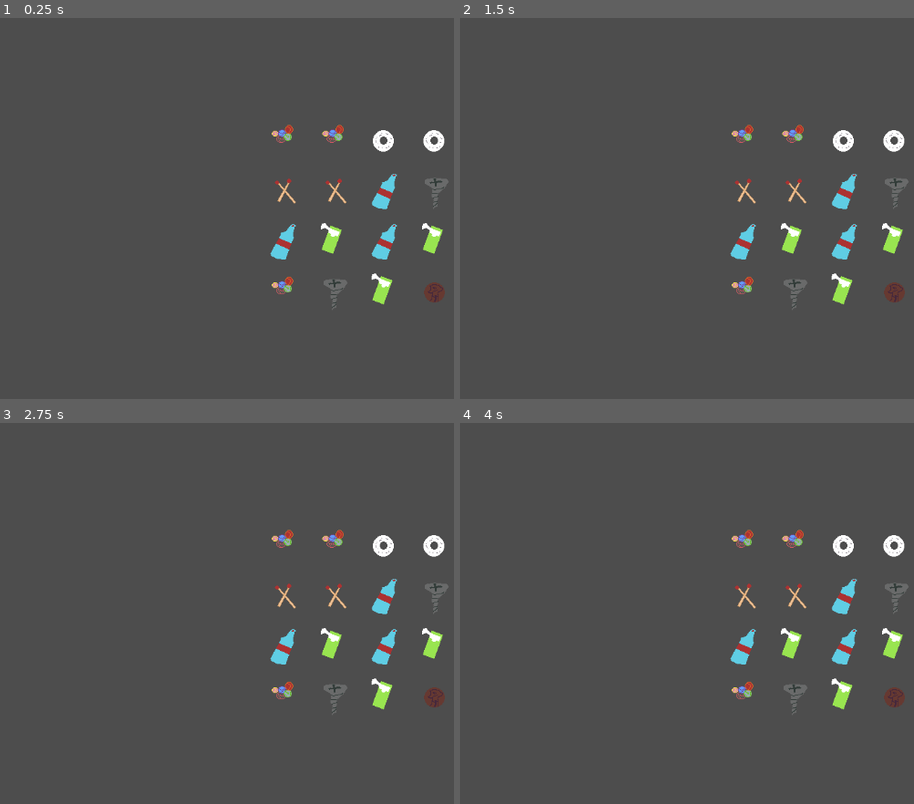
Above: before the commit, frames 1-4 (two rows, left to right).
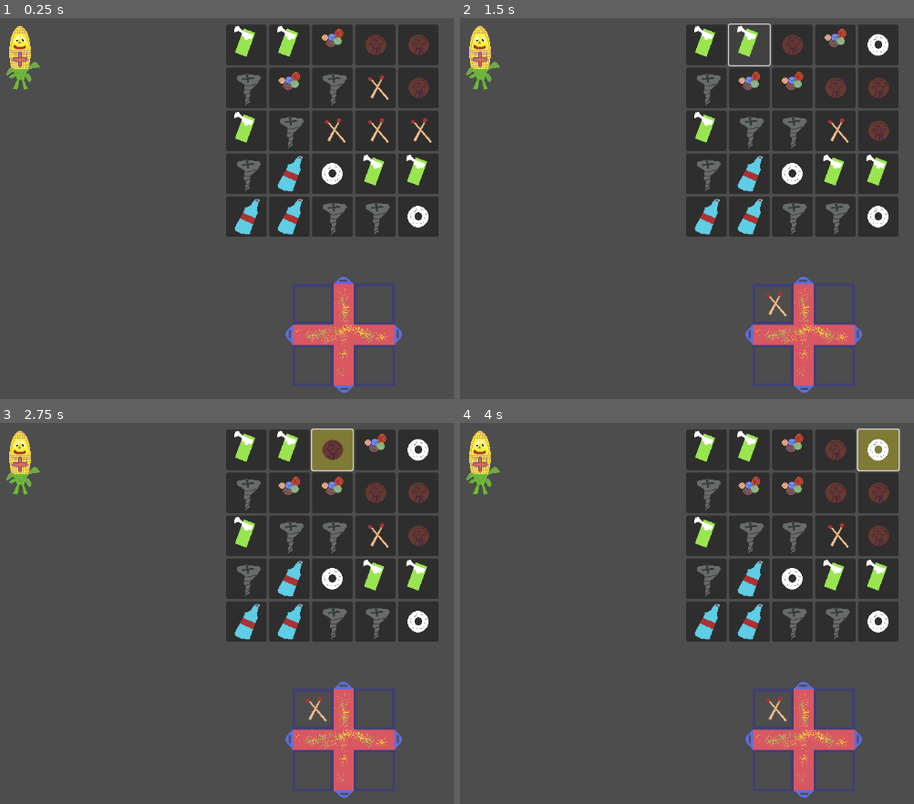
Above: after the commit, the same moments.

Repository: troywiegand/popped-corn
Game: Godot game, scene res://game.tscn
Two runs of this game, one before a commit and one after it. Both use one fixed random seed, a clock stepped at 60 frames per second and the inputs below. Before the commit the project starts from res://gem_grid.tscn.
Inputs (mouse positions are in pixels of both pictures, inside the frame that each line leads up to):
- Up to frame 1 (0.25 s): no input
- Up to frame 2 (1.5 s): click (705, 44) at 0.52 s; click (750, 44) at 1.27 s
- Up to frame 3 (2.75 s): click (331, 449) at 2.02 s
- Up to frame 4 (4 s): click (836, 449) at 2.77 s; click (877, 449) at 3.52 s

The runs differ from the first frame. In frame 1, 28% of the frame differs, in the area x 1-99%, y 1-99%; in frame 2, 27%; in frame 3, 28%; in frame 4, 28%.

Commit message:
Start to get UI in place

Diff:
--- /dev/null
+++ b/ammo_gem_button.gd
@@ -0,0 +1,39 @@
+extends Button
+@export var ammoType: String;
+@export var isHighlighted: bool = false;
+
+@onready var color_rect: ColorRect = $ColorRect
+@onready var gem_types = Array($GemSprite.sprite_frames.get_animation_names())
+
+signal isClicked(ammo_grid)
+
+# Called when the node enters the scene tree for the first time.
+func _ready() -> void:
+	ammoType = gem_types.pick_random();
+	$GemSprite.animation = ammoType;
+	$GemSprite.play();
+	color_rect.hide();
+	pass # Replace with function body.
+
+func change_ammo_type(s: String):
+	if s in gem_types:
+		ammoType = s
+		$GemSprite.animation = ammoType;
+		$GemSprite.play();
+	elif s == "random":
+		ammoType = gem_types.pick_random();
+		$GemSprite.animation = ammoType;
+		$GemSprite.play();
+	else:
+		ammoType = "empty"
+
+func _on_pressed():
+	emit_signal("isClicked", self)
+
+# Called every frame. 'delta' is the elapsed time since the previous frame.
+func _process(_delta: float) -> void:
+	pass
+
+func highlight() -> void:
+	isHighlighted = !isHighlighted;
+	$ColorRect.visible = isHighlighted;
--- /dev/null
+++ b/ammo_gem_button.tscn
@@ -0,0 +1,25 @@
+[gd_scene load_steps=3 format=3 uid="uid://7ynbnjpwabox"]
+
+[ext_resource type="Script" uid="uid://lrcktnf7ena1" path="res://ammo_gem_button.gd" id="1_shp3d"]
+[ext_resource type="PackedScene" uid="uid://bxaf5u3s10ess" path="res://gem_sprite.tscn" id="2_3lho1"]
+
+[node name="AmmoGemButton" type="Button"]
+custom_minimum_size = Vector2(64, 64)
+offset_right = 8.0
+offset_bottom = 8.0
+script = ExtResource("1_shp3d")
+
+[node name="GemSprite" parent="." instance=ExtResource("2_3lho1")]
+
+[node name="ColorRect" type="ColorRect" parent="."]
+visible = false
+show_behind_parent = true
+z_index = -1
+custom_minimum_size = Vector2(64, 64)
+layout_mode = 0
+offset_right = 40.0
+offset_bottom = 40.0
+mouse_filter = 2
+color = Color(0.9079355, 0.86101, 0.18711197, 1)
+
+[connection signal="pressed" from="." to="." method="_on_pressed"]
--- /dev/null
+++ b/ammo_grid.gd
@@ -0,0 +1,144 @@
+extends GridContainer
+
+@export var ammo_gem_scene: PackedScene
+signal madeAmmo(ammo);
+
+const ROWS = 5
+const COLS = 5
+
+var tiles = []
+var selected: Node = null
+
+func _create_board():
+	if len(tiles) > 0:
+		for child in get_children():
+			child.queue_free()
+	tiles = []
+	columns = COLS
+	for r in range(ROWS):
+		var row = []
+		for c in range(COLS):
+			var tile = ammo_gem_scene.instantiate()
+			tile.connect(
+				"isClicked",
+				Callable(self, "_on_tile_clicked")
+			)
+			add_child(tile)
+			row.append(tile)
+		tiles.append(row)
+
+# Called when the node enters the scene tree for the first time.
+func _ready() -> void:
+	_create_board()
+	pass # Replace with function body.
+
+func _on_tile_clicked(tile) -> void:
+	if selected == null:
+		tile.highlight()
+		selected = tile
+		return
+	else:
+		selected.highlight()
+		swap(tile)
+		selected=null
+	pass
+
+func swap(tile) -> void:
+	swapTwoTiles(tile,selected);
+	var matches = check_for_matches();
+	remove_matches(matches);
+	refill_grid()
+	pass
+
+func swapTwoTiles(x,y):
+	var temp_at = x.ammoType;
+	x.change_ammo_type(y.ammoType)
+	y.change_ammo_type(temp_at)
+
+func check_for_matches() -> Array:
+	var matches = [];
+	var ammo = [];
+
+		# check horizontal matches
+	for r in range(ROWS):
+		var run_type = null
+		var run_start = 0
+		var run_len = 0
+
+		for c in range(COLS):
+			var t = tiles[r][c].ammoType
+			if t == run_type:
+				run_len += 1
+			else:
+				if run_len >= 3:
+					ammo.append({"type":run_type,"power":run_len});
+					for i in range(run_start, run_start + run_len):
+						matches.append({"r": r, "c": i})
+				run_type = t
+				run_start = c
+				run_len = 1
+		if run_len >= 3:
+			ammo.append({"type":run_type,"power":run_len});
+			for i in range(run_start, run_start + run_len):
+				matches.append({"r": r, "c": i})
+
+		# check vertical matches
+	for c in range(COLS):
+		var run_type = null
+		var run_start = 0
+		var run_len = 0
+
+		for r in range(ROWS):
+			var t = tiles[r][c].ammoType
+			if t == run_type:
+				run_len += 1
+			else:
+				if run_len >= 3:
+					ammo.append({"type":run_type,"power":run_len});
+					for i in range(run_start, run_start + run_len):
+						matches.append({"r": i, "c": c})
+				run_type = t
+				run_start = r
+				run_len = 1
+		if run_len >= 3:
+			ammo.append({"type":run_type,"power":run_len});
+			for i in range(run_start, run_start + run_len):
+				matches.append({"r": i, "c": c})
+
+	madeAmmo.emit(ammo)
+	# remove duplicates between 2 searches
+	var uniq = {}
+	var out = []
+	for p in matches:
+		var key = str(p['r']) + "." + str(p['c'])
+		if not uniq.has(key):
+			uniq[key] = true
+			out.append(p)
+	print(out)
+	return out
+
+func remove_matches(matches):
+	# delete matches tiles
+	for p in matches:
+		var r = p['r']
+		var c = p['c']
+		tiles[r][c].change_ammo_type("empty")
+
+func refill_grid():
+	for c in range(COLS):
+		for r in range(ROWS):
+			var i = COLS-c-1;
+			var j = ROWS-r-1;
+			if tiles[i][j].ammoType == "empty":
+				#print("found Empty at ",i,j)
+				if i > 0:
+					#print("Swapping ",tiles[i][j].ammoType,i,j," and ",tiles[i-1][j].ammoType,i-1,j)
+					swapTwoTiles(tiles[i][j],tiles[i-1][j])
+				else:
+					tiles[i][j].change_ammo_type("random");
+					#print("We need to create new at ",i,j);
+	pass
+
+# Called every frame. 'delta' is the elapsed time since the previous frame.
+func _process(_delta: float) -> void:
+	pass
--- /dev/null
+++ b/ammo_grid.tscn
@@ -0,0 +1,11 @@
+[gd_scene load_steps=3 format=3 uid="uid://1o1axw1d55dd"]
+
+[ext_resource type="Script" uid="uid://bc6kk1yhraet4" path="res://ammo_grid.gd" id="1_eitbh"]
+[ext_resource type="PackedScene" uid="uid://7ynbnjpwabox" path="res://ammo_gem_button.tscn" id="2_tsm7j"]
+
+[node name="AmmoGrid" type="GridContainer"]
+offset_right = 40.0
+offset_bottom = 40.0
+columns = 6
+script = ExtResource("1_eitbh")
+ammo_gem_scene = ExtResource("2_tsm7j")
--- /dev/null
+++ b/game.gd
@@ -0,0 +1,12 @@
+extends Node
+
+
+# Called when the node enters the scene tree for the first time.
+func _ready() -> void:
+	$PopMode.hide()
+	pass # Replace with function body.
+
+
+# Called every frame. 'delta' is the elapsed time since the previous frame.
+func _process(_delta: float) -> void:
+	pass
--- /dev/null
+++ b/game.tscn
@@ -0,0 +1,12 @@
+[gd_scene load_steps=4 format=3 uid="uid://uj7j2c4hmdex"]
+
+[ext_resource type="PackedScene" uid="uid://c4nut0vsfjogv" path="res://pop_mode.tscn" id="1_80nbo"]
+[ext_resource type="Script" uid="uid://dbrbfbroupskf" path="res://game.gd" id="1_feb5d"]
+[ext_resource type="PackedScene" uid="uid://dc2cqb25orqt6" path="res://gem_mode.tscn" id="3_fc0e3"]
+
+[node name="Game" type="Node"]
+script = ExtResource("1_feb5d")
+
+[node name="PopMode" parent="." instance=ExtResource("1_80nbo")]
+
+[node name="GemMode" parent="." instance=ExtResource("3_fc0e3")]
--- /dev/null
+++ b/gem_mode.gd
@@ -0,0 +1,23 @@
+extends Node2D
+
+signal readyToFire
+
+
+# Called when the node enters the scene tree for the first time.
+func _ready() -> void:
+	pass # Replace with function body.
+
+
+# Called every frame. 'delta' is the elapsed time since the previous frame.
+func _process(_delta: float) -> void:
+	pass
+
+
+func _on_ammo_grid_made_ammo(ammo: Variant) -> void:
+	print(ammo)
+	for a in ammo:
+		if $Harness.load_ammo(a):
+			## Emit a Signal to Game Node to stop Matching
+			readyToFire.emit();
+			return
+	pass # Replace with function body.
--- /dev/null
+++ b/gem_mode.tscn
@@ -0,0 +1,25 @@
+[gd_scene load_steps=6 format=3 uid="uid://dc2cqb25orqt6"]
+
+[ext_resource type="PackedScene" uid="uid://1o1axw1d55dd" path="res://ammo_grid.tscn" id="1_5bglb"]
+[ext_resource type="Script" uid="uid://dp1ix6y872pfj" path="res://gem_mode.gd" id="1_x0nxw"]
+[ext_resource type="PackedScene" uid="uid://w347umeeeteg" path="res://harness.tscn" id="2_hd7xy"]
+[ext_resource type="PackedScene" uid="uid://c1llbjhyrq7dw" path="res://protag.tscn" id="3_2h8pb"]
+[ext_resource type="Script" uid="uid://c466uo1053nif" path="res://harness.gd" id="3_okvlv"]
+
+[node name="gem_mode" type="Node2D"]
+script = ExtResource("1_x0nxw")
+
+[node name="Harness" parent="." instance=ExtResource("2_hd7xy")]
+position = Vector2(561, 516)
+script = ExtResource("3_okvlv")
+
+[node name="Protag" parent="." instance=ExtResource("3_2h8pb")]
+position = Vector2(50, 75)
+
+[node name="AmmoGrid" parent="." instance=ExtResource("1_5bglb")]
+offset_left = 375.0
+offset_top = 25.0
+offset_right = 375.0
+offset_bottom = 25.0
+
+[connection signal="madeAmmo" from="AmmoGrid" to="." method="_on_ammo_grid_made_ammo"]
--- /dev/null
+++ b/gem_sprite.tscn
@@ -0,0 +1,73 @@
+[gd_scene load_steps=9 format=3 uid="uid://bxaf5u3s10ess"]
+
+[ext_resource type="Texture2D" uid="uid://cqb7eflelgwqj" path="res://assets/bottle.png" id="1_m75y4"]
+[ext_resource type="Texture2D" uid="uid://b885q47ryknlv" path="res://assets/coin.png" id="2_1l2mr"]
+[ext_resource type="Texture2D" uid="uid://blwsd64rprucn" path="res://assets/marbles.png" id="3_uvjja"]
+[ext_resource type="Texture2D" uid="uid://cxd5ymwlyac4v" path="res://assets/matches.png" id="4_3tpqd"]
+[ext_resource type="Texture2D" uid="uid://cuhmtmn8wpes5" path="res://assets/mint.png" id="5_yux4t"]
+[ext_resource type="Texture2D" uid="uid://b0levi1x6iwop" path="res://assets/screw.png" id="6_tvjq5"]
+[ext_resource type="Texture2D" uid="uid://euxrr8bx48wc" path="res://assets/tissue.png" id="7_in1nn"]
+
+[sub_resource type="SpriteFrames" id="SpriteFrames_vy2jn"]
+animations = [{
+"frames": [{
+"duration": 1.0,
+"texture": ExtResource("1_m75y4")
+}],
+"loop": true,
+"name": &"bottle",
+"speed": 5.0
+}, {
+"frames": [{
+"duration": 1.0,
+"texture": ExtResource("2_1l2mr")
+}],
+"loop": true,
+"name": &"coin",
+"speed": 5.0
+}, {
+"frames": [{
+"duration": 1.0,
+"texture": ExtResource("3_uvjja")
+}],
+"loop": true,
+"name": &"marbles",
+"speed": 5.0
+}, {
+"frames": [{
+"duration": 1.0,
+"texture": ExtResource("4_3tpqd")
+}],
+"loop": true,
+"name": &"matches",
+"speed": 5.0
+}, {
+"frames": [{
+"duration": 1.0,
+"texture": ExtResource("5_yux4t")
+}],
+"loop": true,
+"name": &"mint",
+"speed": 5.0
+}, {
+"frames": [{
+"duration": 1.0,
+"texture": ExtResource("6_tvjq5")
+}],
+"loop": true,
+"name": &"screw",
+"speed": 5.0
+}, {
+"frames": [{
+"duration": 1.0,
+"texture": ExtResource("7_in1nn")
+}],
+"loop": true,
+"name": &"tissue",
+"speed": 5.0
+}]
+
+[node name="GemSprite" type="AnimatedSprite2D"]
+position = Vector2(32, 32)
+sprite_frames = SubResource("SpriteFrames_vy2jn")
+animation = &"matches"
--- /dev/null
+++ b/harness.gd
@@ -0,0 +1,52 @@
+extends AnimatedSprite2D
+
+### 1 2
+### 3 4
+static var loadedAmmo = [];
+
+# Called when the node enters the scene tree for the first time.
+func _ready() -> void:
+	_empty_slot()
+	pass # Replace with function body.
+
+
+# Called every frame. 'delta' is the elapsed time since the previous frame.
+func _process(delta: float) -> void:
+	pass
+
+func load_ammo(a) -> bool:
+	loadedAmmo.append(a)
+	_load_ammo_into_slot(len(loadedAmmo),a)
+	return len(loadedAmmo) == 4
+
+func fire_ammo():
+
+	_empty_slot()
+	pass
+
+
+func turn_harness():
+	pass
+
+func _empty_slot():
+	$Slot1.hide()
+	$Slot2.hide()
+	$Slot3.hide()
+	$Slot4.hide()
+
+
+func _pick_slot(n: int):
+	if n==1:
+		return $Slot1
+	elif n==2:
+		return $Slot2
+	elif n==3:
+		return $Slot3
+	else:
+		return $Slot4
+
+func _load_ammo_into_slot(n: int, a):
+	var this_slot = _pick_slot(n)
+	this_slot.animation = a.type;
+	this_slot.play();
+	this_slot.show();
--- /dev/null
+++ b/harness.tscn
@@ -0,0 +1,30 @@
+[gd_scene load_steps=4 format=3 uid="uid://w347umeeeteg"]
+
+[ext_resource type="Texture2D" uid="uid://crwywjyu8nytw" path="res://assets/harness.png" id="1_ll13w"]
+[ext_resource type="PackedScene" uid="uid://bxaf5u3s10ess" path="res://gem_sprite.tscn" id="2_3rr38"]
+
+[sub_resource type="SpriteFrames" id="SpriteFrames_3rr38"]
+animations = [{
+"frames": [{
+"duration": 1.0,
+"texture": ExtResource("1_ll13w")
+}],
+"loop": true,
+"name": &"default",
+"speed": 5.0
+}]
+
+[node name="Harness" type="AnimatedSprite2D"]
+sprite_frames = SubResource("SpriteFrames_3rr38")
+
+[node name="Slot1" parent="." instance=ExtResource("2_3rr38")]
+position = Vector2(-48, -48)
+
+[node name="Slot2" parent="." instance=ExtResource("2_3rr38")]
+position = Vector2(48, -47)
+
+[node name="Slot3" parent="." instance=ExtResource("2_3rr38")]
+position = Vector2(-49, 48)
+
+[node name="Slot4" parent="." instance=ExtResource("2_3rr38")]
+position = Vector2(47, 49)
--- /dev/null
+++ b/pop_mode.tscn
@@ -0,0 +1,12 @@
+[gd_scene load_steps=3 format=3 uid="uid://c4nut0vsfjogv"]
+
+[ext_resource type="PackedScene" uid="uid://c1llbjhyrq7dw" path="res://protag.tscn" id="1_acsud"]
+[ext_resource type="PackedScene" uid="uid://w347umeeeteg" path="res://harness.tscn" id="2_ym85i"]
+
+[node name="PopMode" type="Node2D"]
+
+[node name="Protag" parent="." instance=ExtResource("1_acsud")]
+position = Vector2(63, 113)
+
+[node name="Harness" parent="." instance=ExtResource("2_ym85i")]
+position = Vector2(293, 131)
--- a/project.godot
+++ b/project.godot
@@ -11,7 +11,7 @@
 [application]
 
 config/name="Popped Corn"
-run/main_scene="uid://d0fv3qgv1t0k3"
+run/main_scene="uid://uj7j2c4hmdex"
 config/features=PackedStringArray("4.5", "GL Compatibility")
 config/icon="res://icon.svg"
 
--- /dev/null
+++ b/protag.tscn
@@ -0,0 +1,22 @@
+[gd_scene load_steps=4 format=3 uid="uid://c1llbjhyrq7dw"]
+
+[ext_resource type="Texture2D" uid="uid://c8vweye5mu5em" path="res://assets/percival_oliver_park.png" id="1_tosuo"]
+[ext_resource type="PackedScene" uid="uid://w347umeeeteg" path="res://harness.tscn" id="2_wik7h"]
+
+[sub_resource type="SpriteFrames" id="SpriteFrames_wik7h"]
+animations = [{
+"frames": [{
+"duration": 1.0,
+"texture": ExtResource("1_tosuo")
+}],
+"loop": true,
+"name": &"default",
+"speed": 5.0
+}]
+
+[node name="Protag" type="AnimatedSprite2D"]
+sprite_frames = SubResource("SpriteFrames_wik7h")
+
+[node name="Harness" parent="." instance=ExtResource("2_wik7h")]
+position = Vector2(-0.9999924, 4.9999924)
+scale = Vector2(0.13802084, 0.13802084)
Not shown, added: ammo_gem_button.gd.uid
Not shown, added: ammo_grid.gd.uid
Binary file added: assets/bag.aseprite
Binary file added: assets/corn_arrow.aseprite
Binary file added: assets/harness.aseprite
Binary file added: assets/harness.png
Not shown, added: assets/harness.png.import
Binary file added: assets/percival_oliver_park.aseprite
Binary file added: assets/percival_oliver_park.png
Not shown, added: assets/percival_oliver_park.png.import
Not shown, added: game.gd.uid
Not shown, added: gem_mode.gd.uid
(and 1 more such lines)
